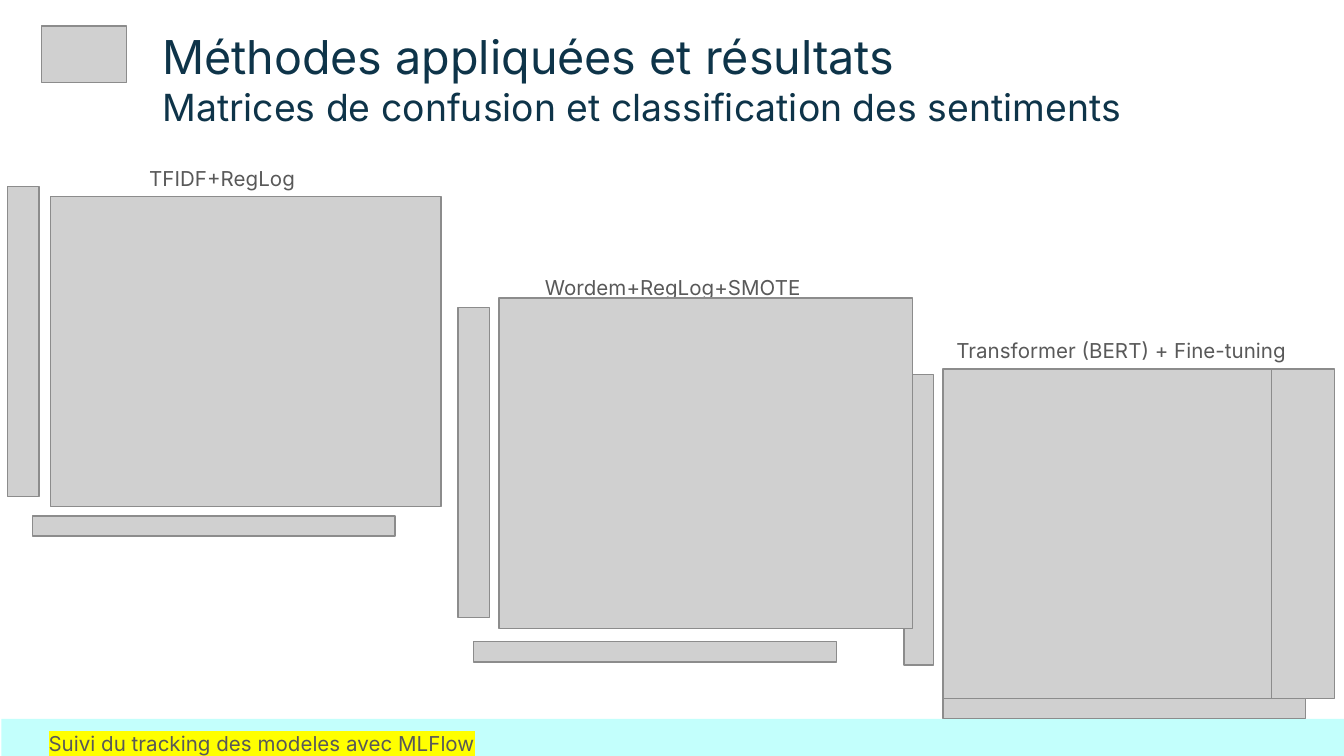
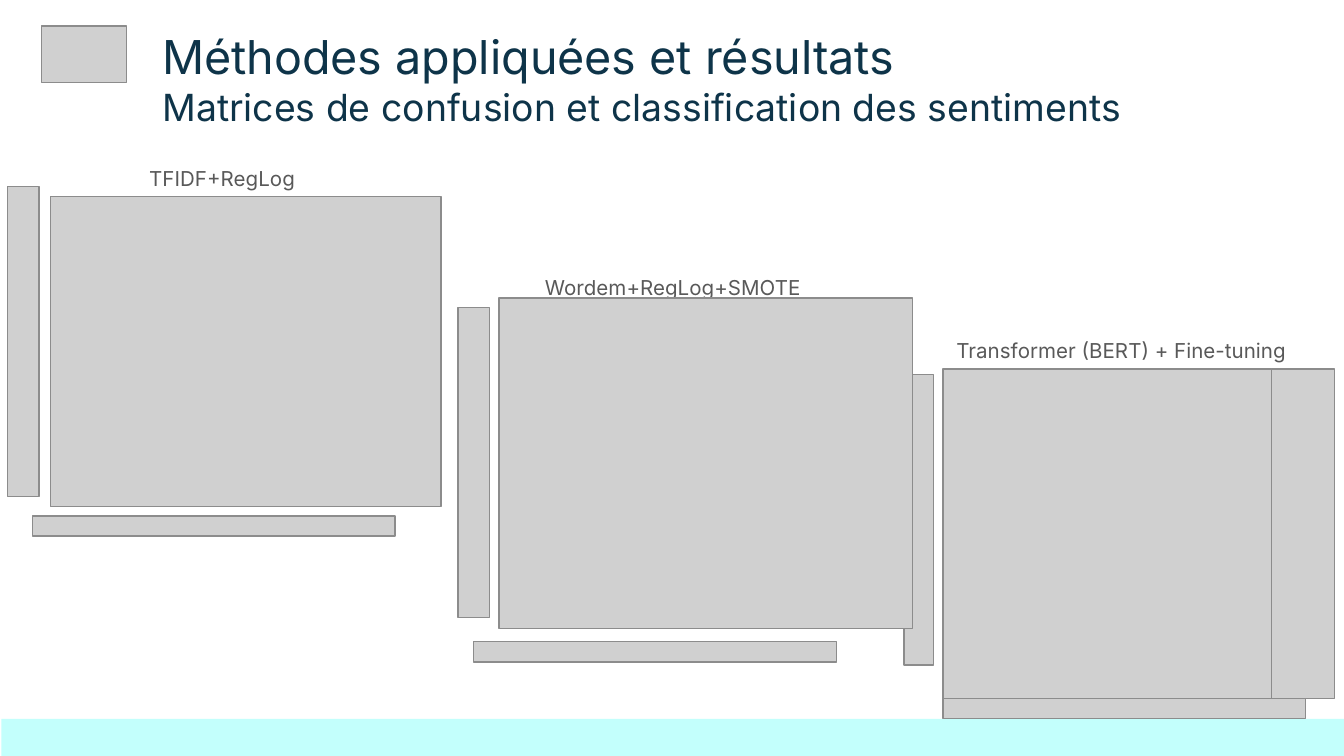
Before and after one commit to MelomanCat/Final-Project-Fullstack, a slide deck: slide 10 of PPT FINAL PROJECT DEMODAY DSFSOD10.pptx. Drawn at 1344x756 pixels with LibreOffice and Linux fonts; fonts in the diff are those of the drawing; grey boxes stand for pictures. Boxes give left, top, right and bottom in pixels: in the first picture for what was removed or moved away, otherwise in the second. Text is boxed around its words. In the diff, an @@ line names an element or a change of style, - is before the commit and + after.

```diff
--- a/PPT FINAL PROJECT DEMODAY DSFSOD10.pptx
+++ b/PPT FINAL PROJECT DEMODAY DSFSOD10.pptx
@@ text removed at [49, 735, 474, 756] @@
-Suivi du tracking des modeles avec MLFlow
```
Also in this commit, not shown: 6 other slides changed, 1 slide added.
